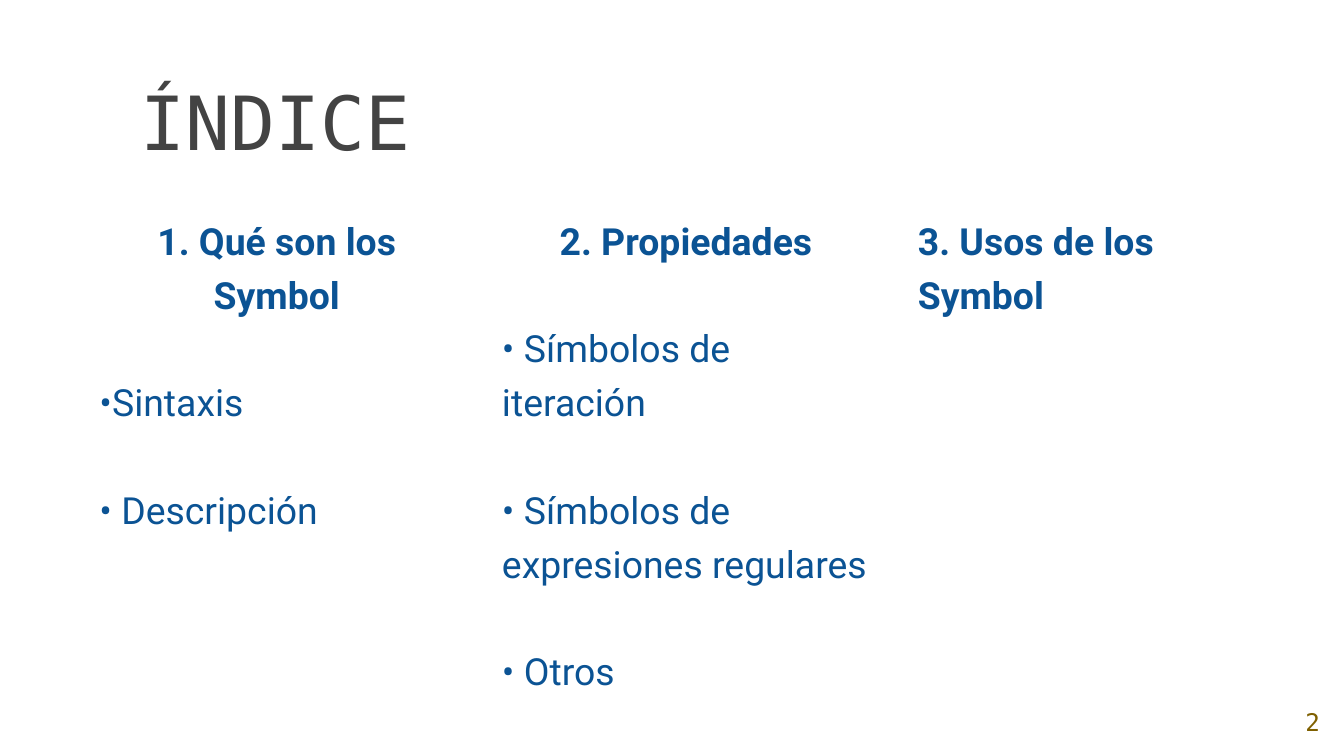
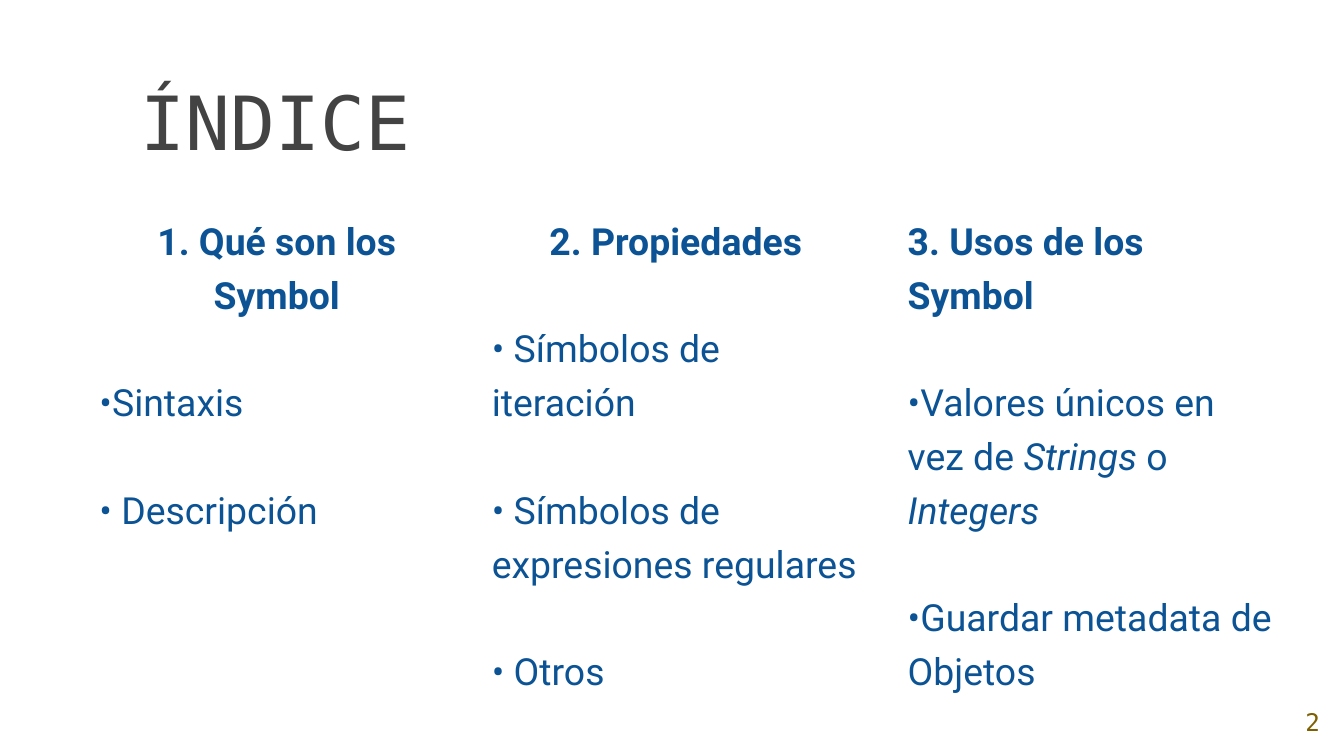
Before and after one commit to Char-Mander/AW_2018-2019, a slide deck: slide 2 of Ejercicios de clase/Plantilla powerpoint.pptx. Drawn at 1344x756 pixels with LibreOffice and Linux fonts; fonts in the diff are those of the drawing; background and template pictures are left out. Boxes give left, top, right and bottom in pixels: in the first picture for what was removed or moved away, otherwise in the second. Text is boxed around its words. In the diff, an @@ line names an element or a change of style, - is before the commit and + after.

```diff
--- a/Ejercicios de clase/Plantilla powerpoint.pptx
+++ b/Ejercicios de clase/Plantilla powerpoint.pptx
@@ text "2. Propiedades" moved from (x1=502, y1=227, x2=867, y2=586) to (x1=492, y1=227, x2=857, y2=586) @@
@@ text "3. Usos de los Symbol" moved from (x1=918, y1=227, x2=1154, y2=317) to (x1=908, y1=227, x2=1272, y2=632) @@
@@ text at (x1=908, y1=388, x2=1272, y2=632): paragraphs added @@
+•Valores únicos en vez de Strings o Integers
+•Guardar metadata de Objetos
```
Also in this commit, not shown: 2 slides added.
